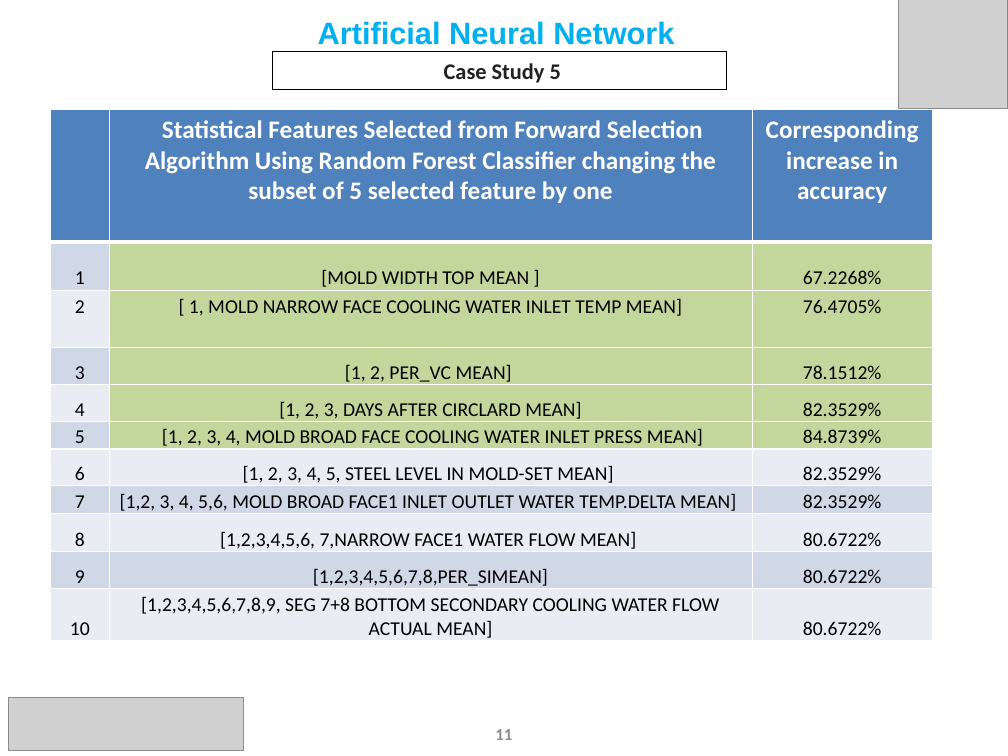
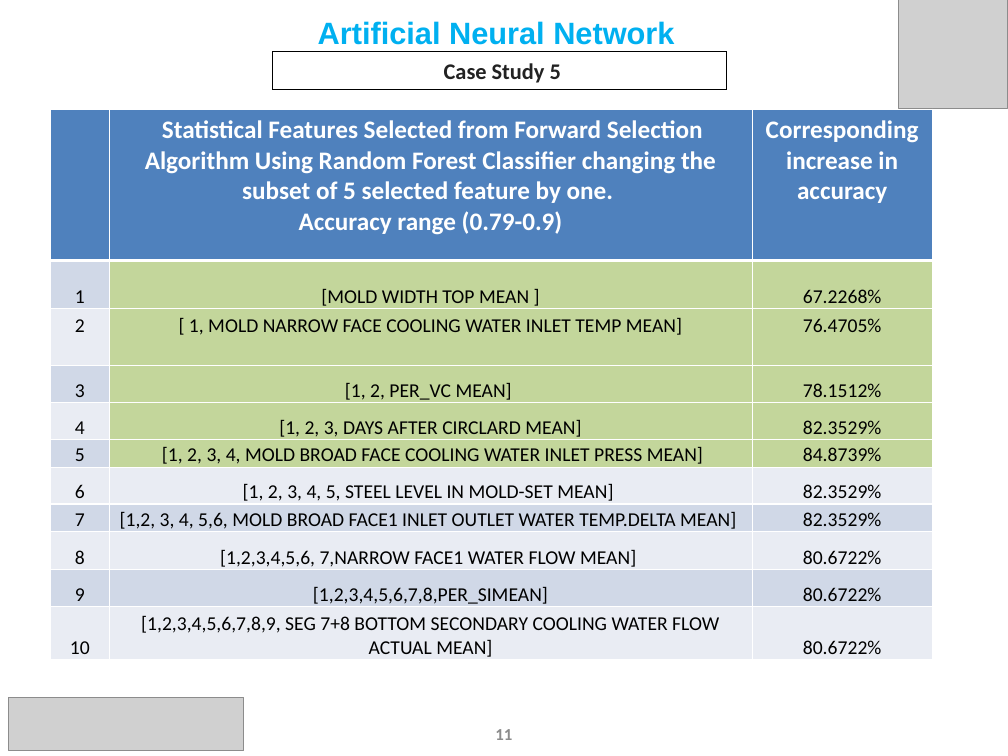
Before and after one commit to Subhigupta/Forward-Feature-Selection-Algorithm-on-AMNS-Data, a slide deck: slide 11 of ANN Update Slides June FFSA Updated.pptx. Drawn at 1008x756 pixels with LibreOffice and Linux fonts; fonts in the diff are those of the drawing; grey boxes stand for pictures. Boxes give left, top, right and bottom in pixels: in the first picture for what was removed or moved away, otherwise in the second. Text is boxed around its words. In the diff, an @@ line names an element or a change of style, - is before the commit and + after.

Commit message:
Added a new folder in which codes focus on grade category data on which Random Forest classifier has been implemented.Documentation has been updated.

```diff
--- a/ANN Update Slides June FFSA Updated.pptx
+++ b/ANN Update Slides June FFSA Updated.pptx
@@ table at [50,109,932,661] @@
-row 1, column 2: Statistical Features Selected from Forward Selection Algorithm Using Random Forest Classifier changing the subset of 5 selected feature by one
+row 1, column 2: Statistical Features Selected from Forward Selection Algorithm Using Random Forest Classifier changing the subset of 5 selected feature by one. / Accuracy range (0.79-0.9)
```
Also in this commit, not shown: 4 other slides changed, 6 other files.
